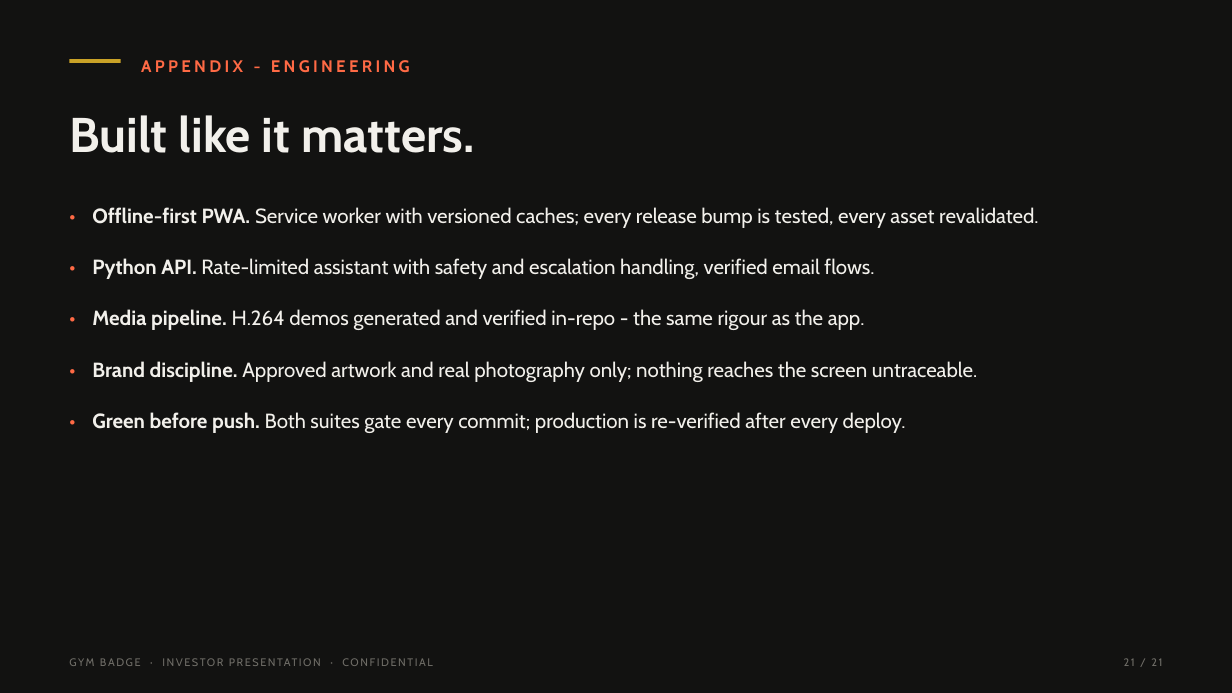
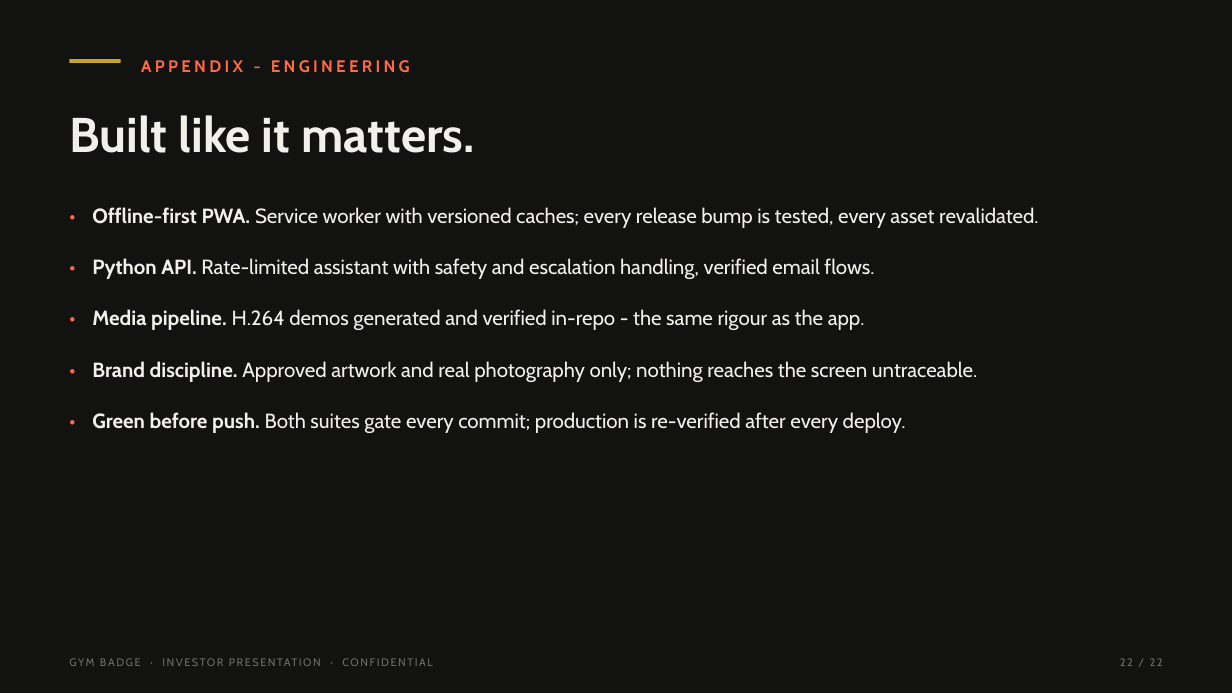
Before and after one commit to tearsmith10/Gym-badge, a slide deck: slide 22 of pitch/gymbadge-investor-deck.pptx (slide 21 before the commit). Drawn at 1232x693 pixels with LibreOffice and Linux fonts; fonts in the diff are those of the drawing. Boxes give left, top, right and bottom in pixels: in the first picture for what was removed or moved away, otherwise in the second. Text is boxed around its words. In the diff, an @@ line names an element or a change of style, - is before the commit and + after.

```diff
--- a/pitch/gymbadge-investor-deck.pptx
+++ b/pitch/gymbadge-investor-deck.pptx
@@ text at [1120,658,1163,666]: text changed @@
-21 / 21
+22 / 22
```
Also in this commit, not shown: 19 other slides changed, 1 slide added, 11 other files.
